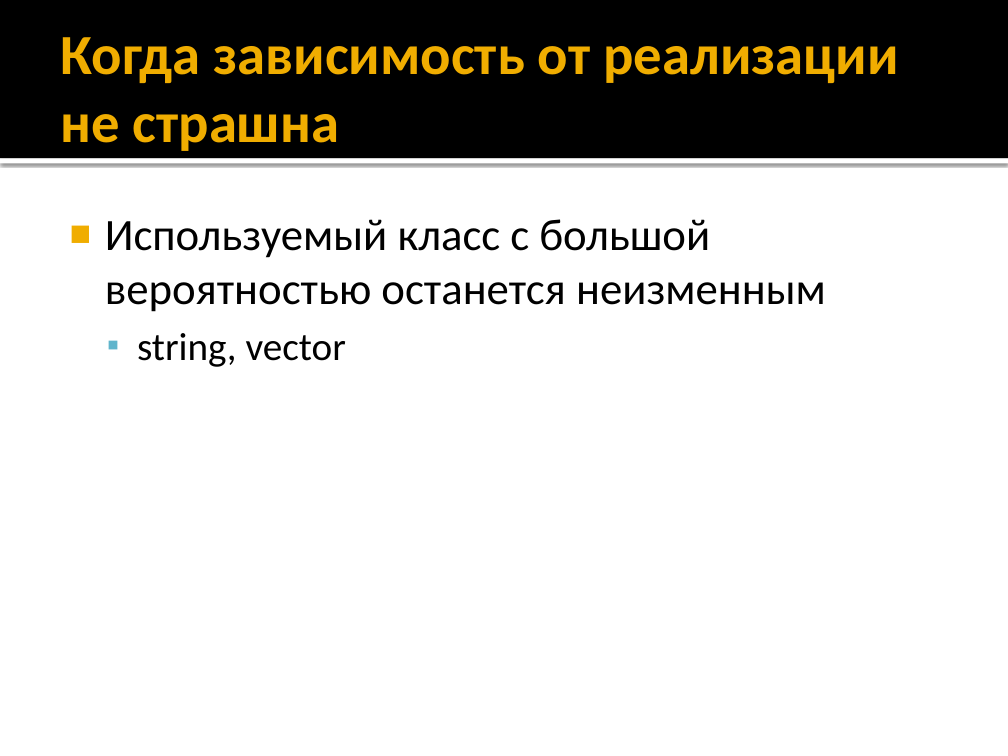
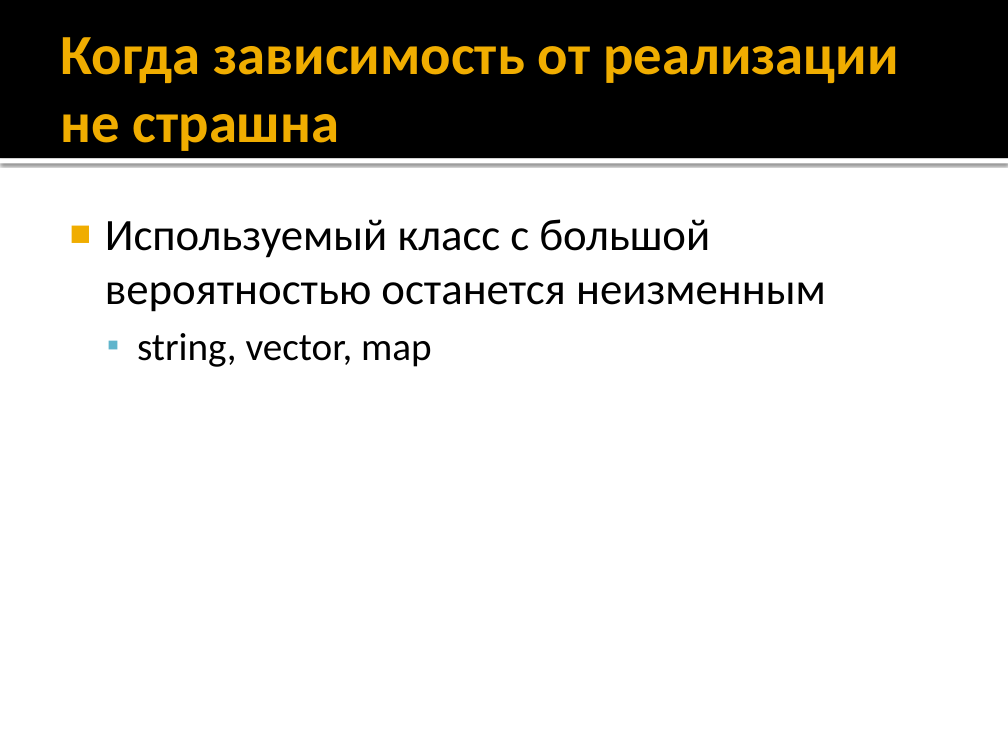
Before and after one commit to alexey-malov/ood, a slide deck: slide 39 of lectures/04.factory/factory.pptx. Drawn at 1008x756 pixels with LibreOffice and Linux fonts; fonts in the diff are those of the drawing. Boxes give left, top, right and bottom in pixels: in the first picture for what was removed or moved away, otherwise in the second. Text is boxed around its words. In the diff, an @@ line names an element or a change of style, - is before the commit and + after.

```diff
--- a/lectures/04.factory/factory.pptx
+++ b/lectures/04.factory/factory.pptx
@@ text at [137,333,432,367]: text changed @@
-  ▪ string, vector
+  ▪ string, vector, map
```
Also in this commit, not shown: 5 other slides changed.
